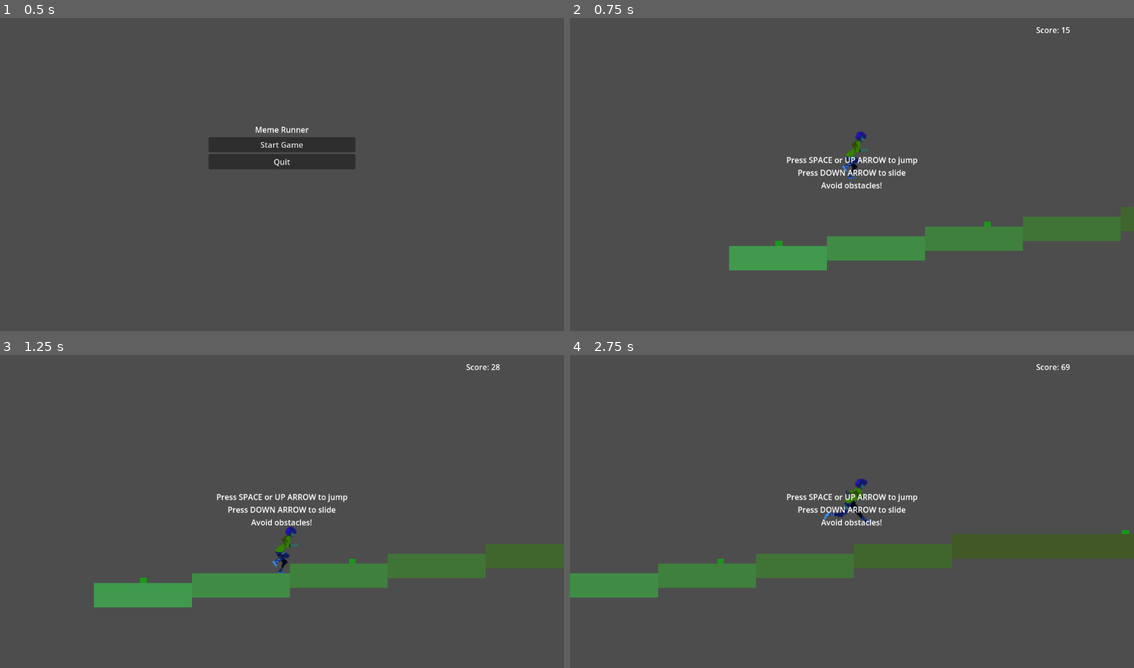
Above: before the commit, frames 1-4 (two rows, left to right).
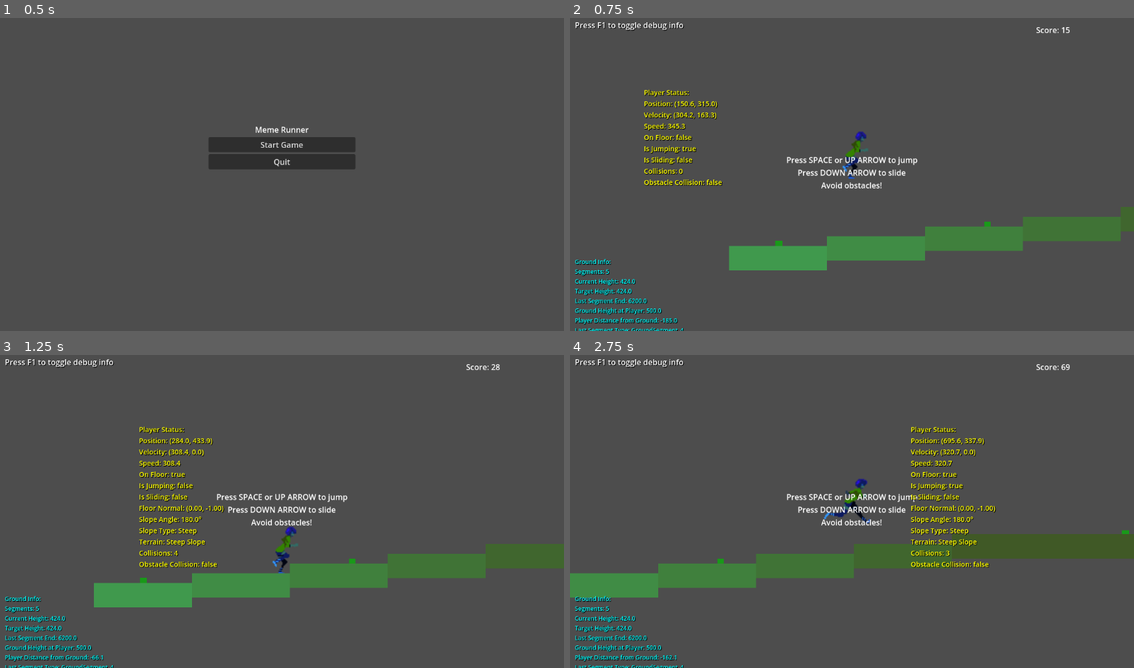
Above: after the commit, the same moments.

Repository: DeweyHur/meme_runner
Game: Godot game, scene res://scenes/MainMenu.tscn
Two runs of this game, one before a commit and one after it. Both use one fixed random seed, a clock stepped at 60 frames per second and the inputs below.
Inputs:
- Up to frame 1 (0.5 s): no input
- Up to frame 2 (0.75 s): click "Start Game" at 0.5 s
- Up to frame 3 (1.25 s): no input
- Up to frame 4 (2.75 s): tap Space (jump) at 1.25, 1.52, 1.82, 2, 2.27, 2.3, 2.57 s; hold Shift (slide) 1.28-2.03 s; hold Up (ui_up) from 1.28 s (still down); tap Tab (ui_focus_next) at 1.55, 2.1 s

Frame 1 is identical in both runs. In frame 2, 2.4% of the frame differs, in the area x 0-28%, y 1-100%; in frame 3, 3.0%, in the area x 0-40%, y 1-100%; in frame 4, 3.0%.

Commit message:
Add comprehensive debug overlay - shows player status, ground info, slope detection, and collision data for debugging

Diff:
--- a/scenes/Game.tscn
+++ b/scenes/Game.tscn
@@ -1,8 +1,9 @@
-[gd_scene load_steps=4 format=3 uid="uid://bqxvhqxqxqxqx"]
+[gd_scene load_steps=5 format=3 uid="uid://bqxvhqxqxqxqx"]
 
 [ext_resource type="PackedScene" uid="uid://bqxvhqxqxqxqx" path="res://scenes/Player.tscn" id="1_0x0x0"]
 [ext_resource type="Script" uid="uid://dg5avii0ujofr" path="res://scripts/Game.gd" id="2_0x0x0"]
 [ext_resource type="Script" path="res://scripts/ProceduralGround.gd" id="3_0x0x0"]
+[ext_resource type="Script" path="res://scripts/DebugOverlay.gd" id="4_0x0x0"]
 
 [sub_resource type="RectangleShape2D" id="RectangleShape2D_1"]
 size = Vector2(2000, 50)
@@ -51,3 +52,6 @@
 Avoid obstacles!"
 horizontal_alignment = 1
 vertical_alignment = 1
+
+[node name="DebugOverlay" type="CanvasLayer" parent="."]
+script = ExtResource("4_0x0x0")
--- a/scenes/Player.tscn
+++ b/scenes/Player.tscn
@@ -59,7 +59,7 @@
 sprite_frames = SubResource("SpriteFrames_jfpux")
 animation = &"run"
 autoplay = "run"
-frame_progress = 0.213959
+frame_progress = 0.062025
 
 [node name="Camera2D" type="Camera2D" parent="."]
 position_smoothing_enabled = true
--- /dev/null
+++ b/scripts/DebugOverlay.gd
@@ -0,0 +1,147 @@
+extends CanvasLayer
+
+@onready var player = get_parent().get_node("Player")
+@onready var procedural_ground = get_parent().get_node("ProceduralGround")
+
+var player_debug_label: Label
+var ground_debug_label: Label
+var debug_visible = true
+
+func _ready():
+	# Create player debug label
+	player_debug_label = Label.new()
+	player_debug_label.name = "PlayerDebugLabel"
+	player_debug_label.add_theme_font_size_override("font_size", 14)
+	player_debug_label.add_theme_color_override("font_color", Color.YELLOW)
+	player_debug_label.add_theme_color_override("font_shadow_color", Color.BLACK)
+	player_debug_label.add_theme_constant_override("shadow_offset_x", 1)
+	player_debug_label.add_theme_constant_override("shadow_offset_y", 1)
+	add_child(player_debug_label)
+
+	# Create ground debug label
+	ground_debug_label = Label.new()
+	ground_debug_label.name = "GroundDebugLabel"
+	ground_debug_label.add_theme_font_size_override("font_size", 12)
+	ground_debug_label.add_theme_color_override("font_color", Color.CYAN)
+	ground_debug_label.add_theme_color_override("font_shadow_color", Color.BLACK)
+	ground_debug_label.add_theme_constant_override("shadow_offset_x", 1)
+	ground_debug_label.add_theme_constant_override("shadow_offset_y", 1)
+	add_child(ground_debug_label)
+
+	# Create toggle instruction label
+	var toggle_label = Label.new()
+	toggle_label.name = "ToggleLabel"
+	toggle_label.text = "Press F1 to toggle debug info"
+	toggle_label.add_theme_font_size_override("font_size", 16)
+	toggle_label.add_theme_color_override("font_color", Color.WHITE)
+	toggle_label.add_theme_color_override("font_shadow_color", Color.BLACK)
+	toggle_label.add_theme_constant_override("shadow_offset_x", 1)
+	toggle_label.add_theme_constant_override("shadow_offset_y", 1)
+	toggle_label.position = Vector2(10, 10)
+	add_child(toggle_label)
+
+func _process(delta):
+	if not player:
+		return
+
+	# Handle F1 toggle
+	if Input.is_action_just_pressed("ui_focus_next"):  # F1 key
+		debug_visible = !debug_visible
+		player_debug_label.visible = debug_visible
+		ground_debug_label.visible = debug_visible
+
+	if debug_visible:
+		update_player_debug_info()
+		update_ground_debug_info()
+
+func update_player_debug_info():
+	if not player:
+		return
+
+	# Get player position in screen coordinates
+	var player_screen_pos = get_viewport().get_camera_2d().get_screen_center_position()
+	player_screen_pos.y -= 150  # Position above player
+
+	# Update label position
+	player_debug_label.position = player_screen_pos
+
+	# Get player information
+	var player_info = ""
+	player_info += "Player Status:\n"
+	player_info += "Position: (%.1f, %.1f)\n" % [player.position.x, player.position.y]
+	player_info += "Velocity: (%.1f, %.1f)\n" % [player.velocity.x, player.velocity.y]
+	player_info += "Speed: %.1f\n" % player.velocity.length()
+	player_info += "On Floor: %s\n" % str(player.is_on_floor())
+	player_info += "Is Jumping: %s\n" % str(player.is_jumping)
+	player_info += "Is Sliding: %s\n" % str(player.is_sliding)
+
+	# Get floor normal if on floor
+	if player.is_on_floor():
+		var floor_normal = player.get_floor_normal()
+		player_info += "Floor Normal: (%.2f, %.2f)\n" % [floor_normal.x, floor_normal.y]
+
+		# Calculate slope angle
+		var slope_angle = acos(floor_normal.y)
+		var slope_degrees = slope_angle * 180.0 / PI
+		player_info += "Slope Angle: %.1f°\n" % slope_degrees
+
+		# Show debug info from player
+		if player.debug_info.has("slope_type"):
+			player_info += "Slope Type: %s\n" % player.debug_info["slope_type"]
+		if player.debug_info.has("slope_velocity"):
+			player_info += "Slope Velocity: %.1f\n" % player.debug_info["slope_velocity"]
+
+		# Determine terrain type based on slope
+		if slope_angle < 0.1:  # Less than ~6 degrees
+			player_info += "Terrain: Flat\n"
+		elif slope_angle < 0.785398:  # Less than 45 degrees
+			player_info += "Terrain: Walkable Slope\n"
+		else:
+			player_info += "Terrain: Steep Slope\n"
+
+	# Get collision information
+	player_info += "Collisions: %d\n" % player.get_slide_collision_count()
+
+	# Check for obstacle collisions
+	var obstacle_collision = false
+	for i in player.get_slide_collision_count():
+		var collision = player.get_slide_collision(i)
+		var collider = collision.get_collider()
+		if collider and collider.is_in_group("obstacles"):
+			obstacle_collision = true
+			break
+
+	player_info += "Obstacle Collision: %s\n" % str(obstacle_collision)
+
+	# Update label text
+	player_debug_label.text = player_info
+
+func update_ground_debug_info():
+	if not procedural_ground:
+		return
+
+	# Get ground information
+	var ground_info = ""
+	ground_info += "Ground Info:\n"
+	ground_info += "Segments: %d\n" % procedural_ground.segments.size()
+	ground_info += "Current Height: %.1f\n" % procedural_ground.current_height
+	ground_info += "Target Height: %.1f\n" % procedural_ground.target_height
+	ground_info += "Last Segment End: %.1f\n" % procedural_ground.last_segment_end
+
+	# Get player position for ground height calculation
+	if player:
+		var ground_height_at_player = procedural_ground.get_ground_height_at(player.position.x)
+		ground_info += "Ground Height at Player: %.1f\n" % ground_height_at_player
+		ground_info += "Player Distance from Ground: %.1f\n" % (player.position.y - ground_height_at_player)
+
+	# Get current terrain type if available
+	if procedural_ground.segments.size() > 0:
+		var last_segment = procedural_ground.segments[-1]
+		ground_info += "Last Segment Type: %s\n" % last_segment.name
+
+	# Position ground debug label at bottom of screen
+	var viewport_size = get_viewport().get_visible_rect().size
+	ground_debug_label.position = Vector2(10, viewport_size.y - 150)
+
+	# Update label text
+	ground_debug_label.text = ground_info
--- a/scripts/Player.gd
+++ b/scripts/Player.gd
@@ -9,6 +9,7 @@
 var is_jumping = false
 var can_jump = true
 var can_slide = true
+var debug_info = {}  # Store debug information
 
 @onready var animated_sprite = $AnimatedSprite2D
 @onready var collision_shape = $CollisionShape2D
@@ -31,19 +32,30 @@
 		# Get the floor normal to determine slope direction
 		var floor_normal = get_floor_normal()
 
+		# Store debug info
+		debug_info["floor_normal"] = floor_normal
+		debug_info["slope_angle"] = 0.0
+		debug_info["slope_type"] = "Flat"
+
 		# If we're on a slope (not flat ground)
 		if floor_normal.y < 0.9:  # Less than 0.9 means we're on a slope
 			# Calculate slope angle
 			var slope_angle = acos(floor_normal.y)
+			debug_info["slope_angle"] = slope_angle
 
 			# If slope is walkable (less than 45 degrees)
 			if slope_angle < 0.785398:  # 45 degrees in radians (PI/4)
 				# Adjust velocity to move along the slope
 				var slope_velocity = velocity.x / cos(slope_angle)
 				velocity.y = -slope_velocity * sin(slope_angle)
+				debug_info["slope_type"] = "Walkable"
+				debug_info["slope_velocity"] = slope_velocity
 			else:
 				# Too steep, slide down
 				velocity.y += gravity * 0.5
+				debug_info["slope_type"] = "Steep"
+		else:
+			debug_info["slope_type"] = "Flat"
 
 func _physics_process(delta):
 	# Add gravity
Not shown, added: scripts/DebugOverlay.gd.uid
